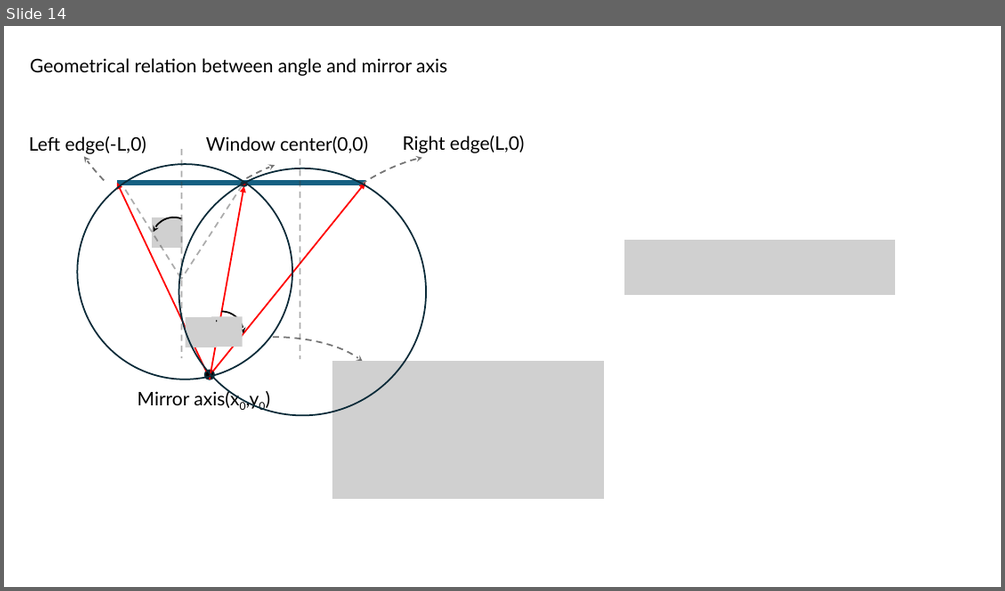
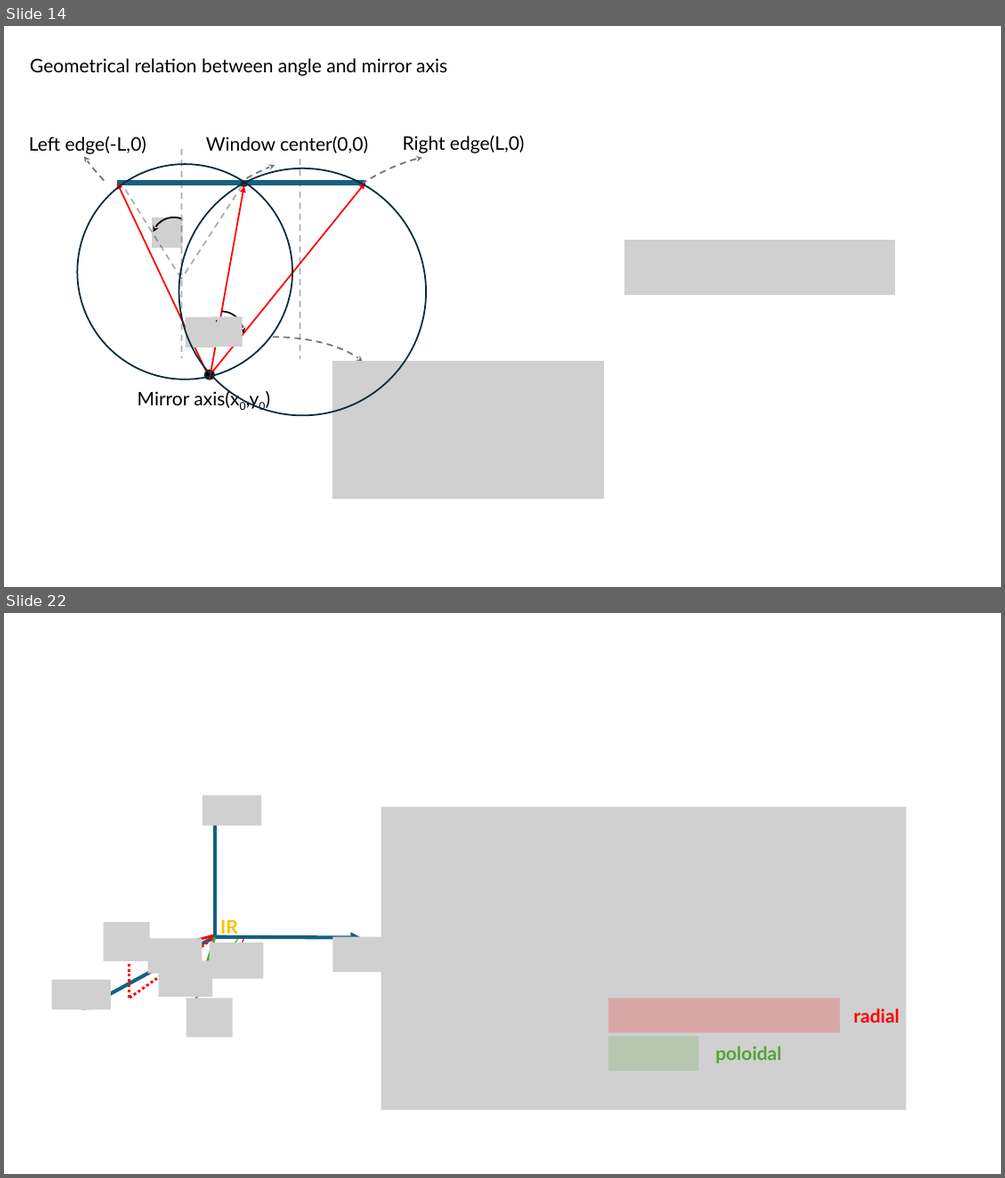
Before and after one commit to USTC-star/computer_share, a slide deck: NSTX-U High-k Scattering receiver optical calculation and calibration.pptx. Shown one above the other, each under a label of ours: slide 14 before the commit, slides 14 and 22 after it; the slides between them are not shown. The pictures are 1005x591 and 1005x1178 pixels, drawn with LibreOffice and Linux fonts; fonts in the diff are those of the drawing; grey boxes stand for pictures. Boxes give left, top, right and bottom in pixels: in the first picture for what was removed or moved away, otherwise in the second. Text is boxed around its words. In the diff, an @@ line names an element or a change of style, - is before the commit and + after.

```diff
--- a/NSTX-U High-k Scattering receiver optical calculation and calibration.pptx
+++ b/NSTX-U High-k Scattering receiver optical calculation and calibration.pptx
@@ slide 22 added at [4,613,1001,1174], background #FFFFFF @@
@@ picture added at [380,807,906,1110] @@
@@ group added at [52,795,392,1037]: 8 pictures, 5 arrows, 2 arc (boxed as its full ellipse)s, 2 lines, 1 text @@
+IR
@@ rectangle added at [609,998,840,1033], fill #FF0000 at 20% opacity @@
@@ text added at [853,1008,898,1022], 18 pt, text #FF0000, bold @@
+radial
@@ rectangle added at [609,1036,699,1070], fill #4EA72E at 20% opacity @@
@@ text added at [715,1046,781,1063], 18 pt, text #4EA72E, bold @@
+poloidal
```
Also in this commit, not shown: 9 other slides added, 4 other files.
